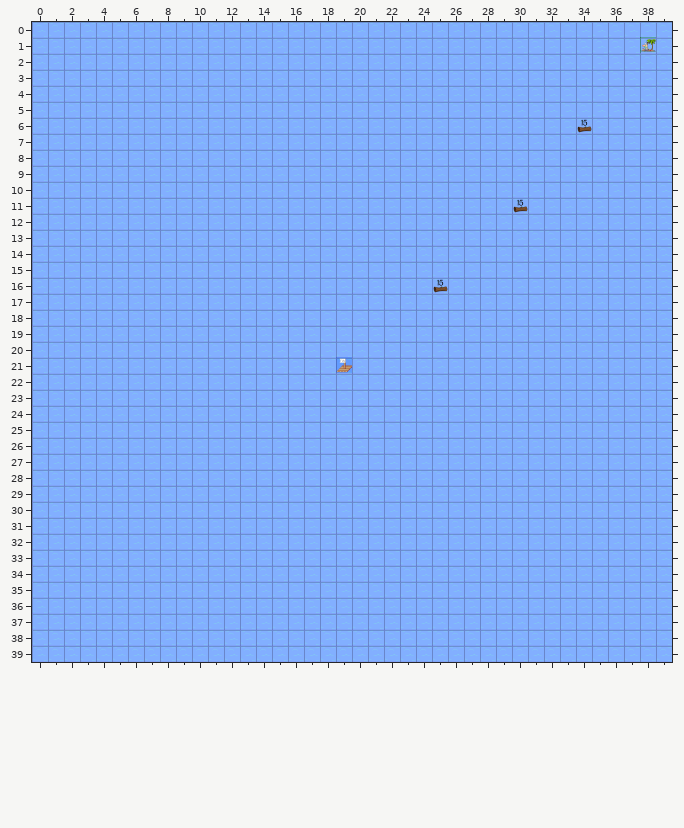
A Tiled map (JSON) gets an edit: TechnicalPrototype/core/assets/levels/MapTutorial.json. This is how it looked before the edit.
Cells are 48x48 px. Shown: x 0..39, y 0..39.
Now the later version:
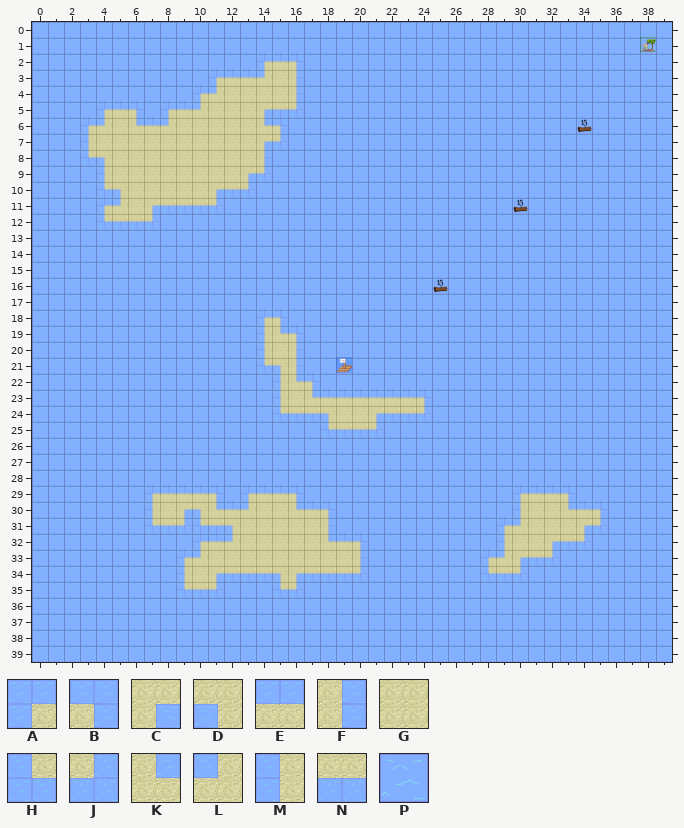
Key: from "updatedTiledSet": A 28 "Rock", B 29 "Rock", C 30 "Rock", D 31 "Rock", E 32 "Rock", F 33 "Rock", G 34 "Rock", H 35 "Rock", J 36 "Rock", K 37 "Rock", L 38 "Rock", M 39 "Rock", N 40 "Rock", P 41.
_ is an empty cell.
Tiles replaced or removed in this view: P.
The exact change:
Changed rows in their new state; . is an unchanged cell.
Layer "Environment":
first column x 3:
 2 ...........AEB
 3 ........AEELGF
 4 .......ALGGGGF
 5 .AEB.AELGGGCNJ
 6 ALGKELGGGGGKB.
 7 MGGGGGGGGGGCJ.
 8 HDGGGGGGGGGF..
 9 .MGGGGGGGGCJ..
10 .HDGGGGGCNJ...
11 .ALGCNNNJ.....
12 .HNNJ.........
first column x 14:
18 AB.........
19 MKB........
20 MGF........
21 HDF........
22 .MKB.......
23 .MGKEEEEEEB
24 .HNNDGGCNNJ
25 ....HNNJ...
first column x 7:
29 AEEEB.AEEB.............AEEB..
30 MGCDKELGGKEB...........MGGKEB
31 HNJHNDGGGGGF..........ALGGGCJ
32 ...AELGGGGGKEB........MGGCNJ.
33 ..ALGGGGGGGGGF.......ALCNJ...
34 ..MGCNNNDCNNNJ.......HNJ.....
35 ..HNJ...HJ...................
Pixel boxes of the changes (left, top, right, bottom) in both pictures:
changed: (80, 53, 304, 229)
changed: (256, 309, 432, 437)
changed: (144, 485, 368, 597)
changed: (480, 485, 608, 581)
